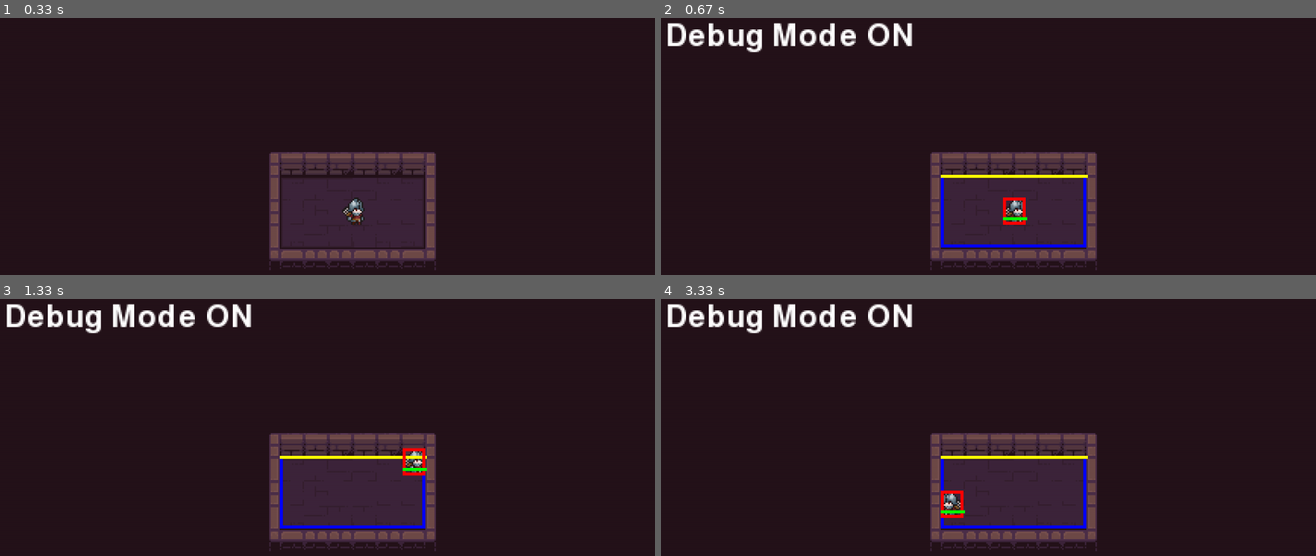
Above: before the commit, frames 1-4 (two rows, left to right).
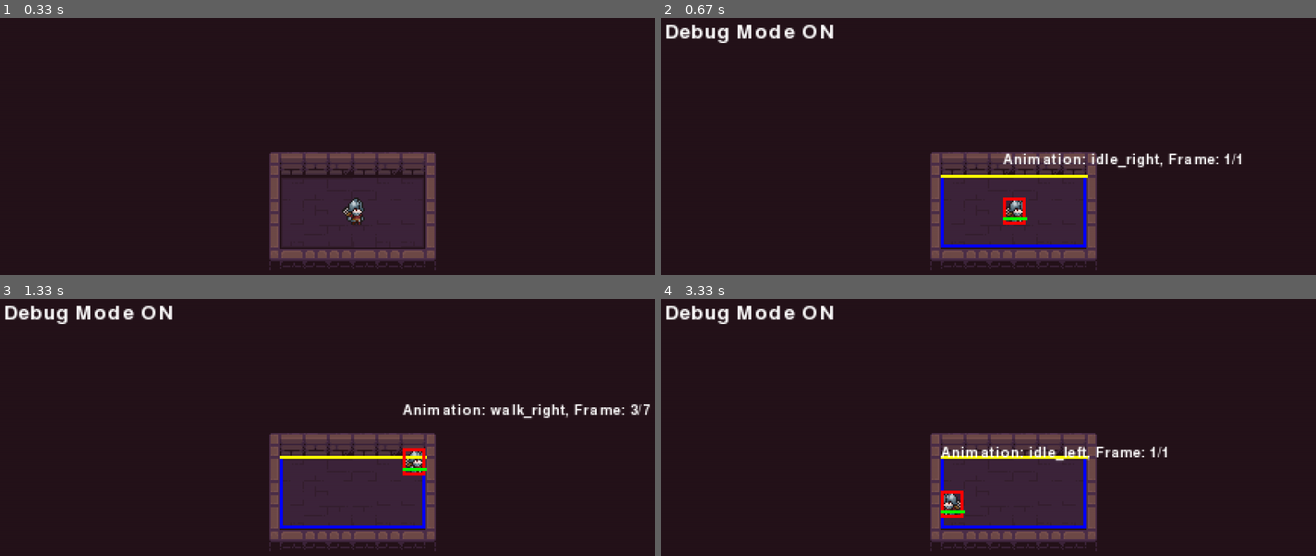
Above: after the commit, the same moments.

Repository: asaran07/DungeonAdventure
Game: pygame game, started from src/application.py
The game is run twice, just before and just after one commit, with the same random seed, the same clock (stepped at 60 frames per second) and the same inputs.
Inputs:
- Up to frame 1 (0.33 s): no input
- Up to frame 2 (0.67 s): tap B at 0.33 s
- Up to frame 3 (1.33 s): hold Right 0.67-1.13 s; hold Up from 1.17 s (still down)
- Up to frame 4 (3.33 s): release Up at 1.47 s; hold Right 1.5-1.97 s; tap B at 1.65, 3.05 s; hold Left 2-2.53 s; hold Down 2.57-2.87 s; hold Left 2.9-3.3 s

Frame 1 is identical in both runs. In frame 2, 2.9% of the frame differs, in the area x 0-89%, y 1-59%; in frame 3, 2.9%, in the area x 0-100%, y 1-47%; in frame 4, 2.9%.

Commit message:
feat(player, application): Add player debug info rendering
- Add `draw_debug_info` method to `py_player.py` to render current animation details
- Update `application.py` to call `draw_debug_info` for player sprite
- Change debug info font size in `application.py` from 30 to 20

Diff:
--- a/src/application.py
+++ b/src/application.py
@@ -53,6 +53,7 @@
             current_room = next(iter(self.rooms.sprites()))
             current_room.draw_floor_rect(self.game_surface)
             self.player_sprite.draw_hitbox(self.game_surface)
+            self.player_sprite.draw_debug_info(self.game_surface)
             self.draw_debug_info()
 
         scaled_surface = pygame.transform.scale(
@@ -72,7 +73,7 @@
 
     def draw_debug_info(self):
         if self.debug_mode:
-            font = pygame.font.Font(None, 30)
+            font = pygame.font.Font(None, 20)
             debug_surface = font.render("Debug Mode ON", True, (255, 255, 255))
             self.game_surface.blit(debug_surface, (10, 10))
 
--- a/src/characters/py_player.py
+++ b/src/characters/py_player.py
@@ -107,3 +107,14 @@
         pygame.draw.line(
             surface, (0, 255, 0), (self.rect.left, feet_y), (self.rect.right, feet_y), 2
         )
+
+    def draw_debug_info(self, surface: pygame.Surface) -> None:
+        font = pygame.font.Font(None, 14)
+        current_animation = self.animation_manager.current_animation
+        if current_animation:
+            debug_text = (
+                f"Animation: {current_animation.name}, Frame: {current_animation.current_frame + 1}/"
+                f"{len(current_animation.frames)}"
+            )
+            debug_surface = font.render(debug_text, True, (255, 255, 255))
+            surface.blit(debug_surface, (self.rect.x, self.rect.y - 30))
